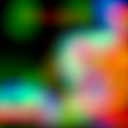
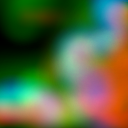
Before/after of a 128 x 128 layered artwork. What changed in the layer stack:
painted on "lfNoise" over [0,0,128,128]
painted on "Density" over [0,0,128,128]
